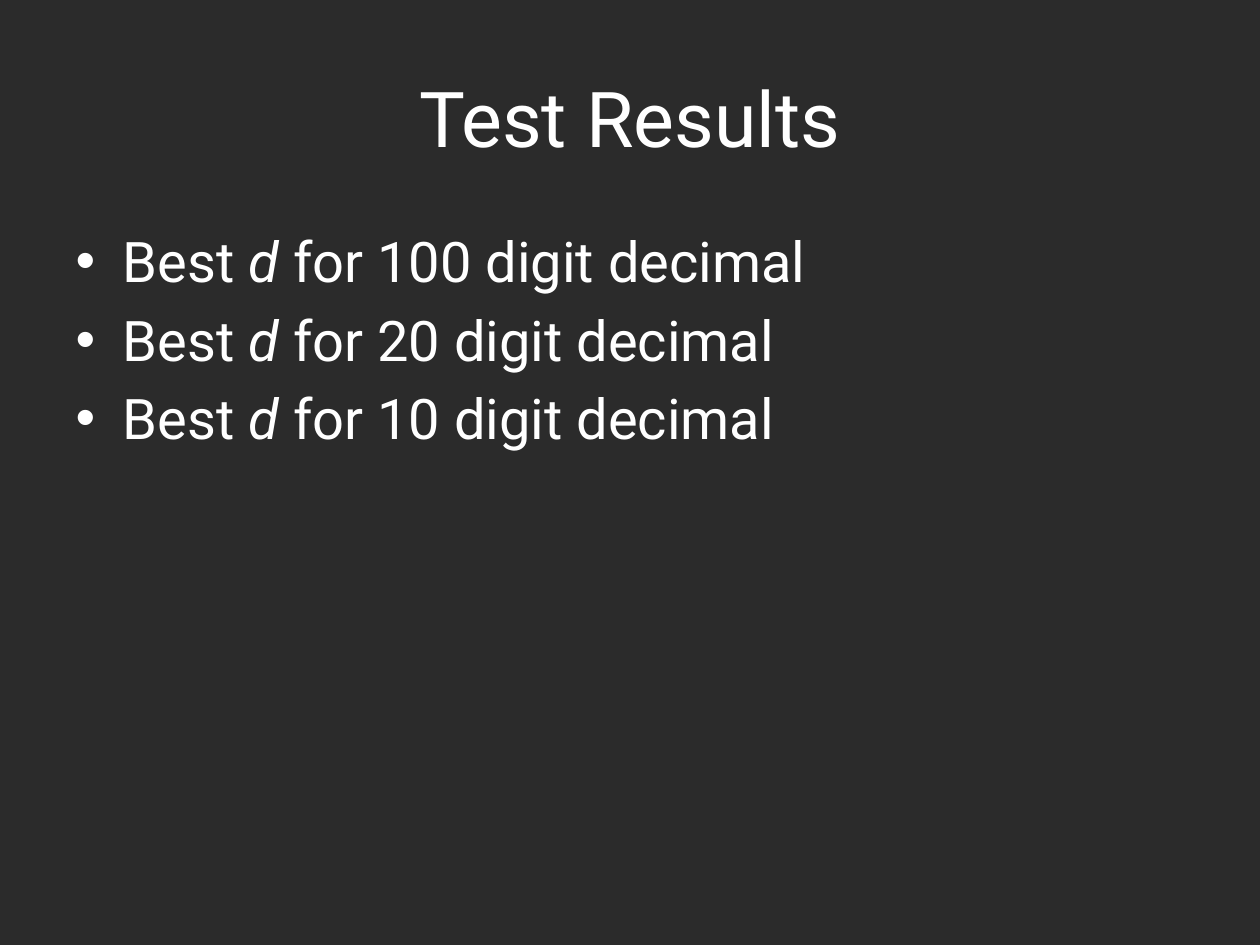
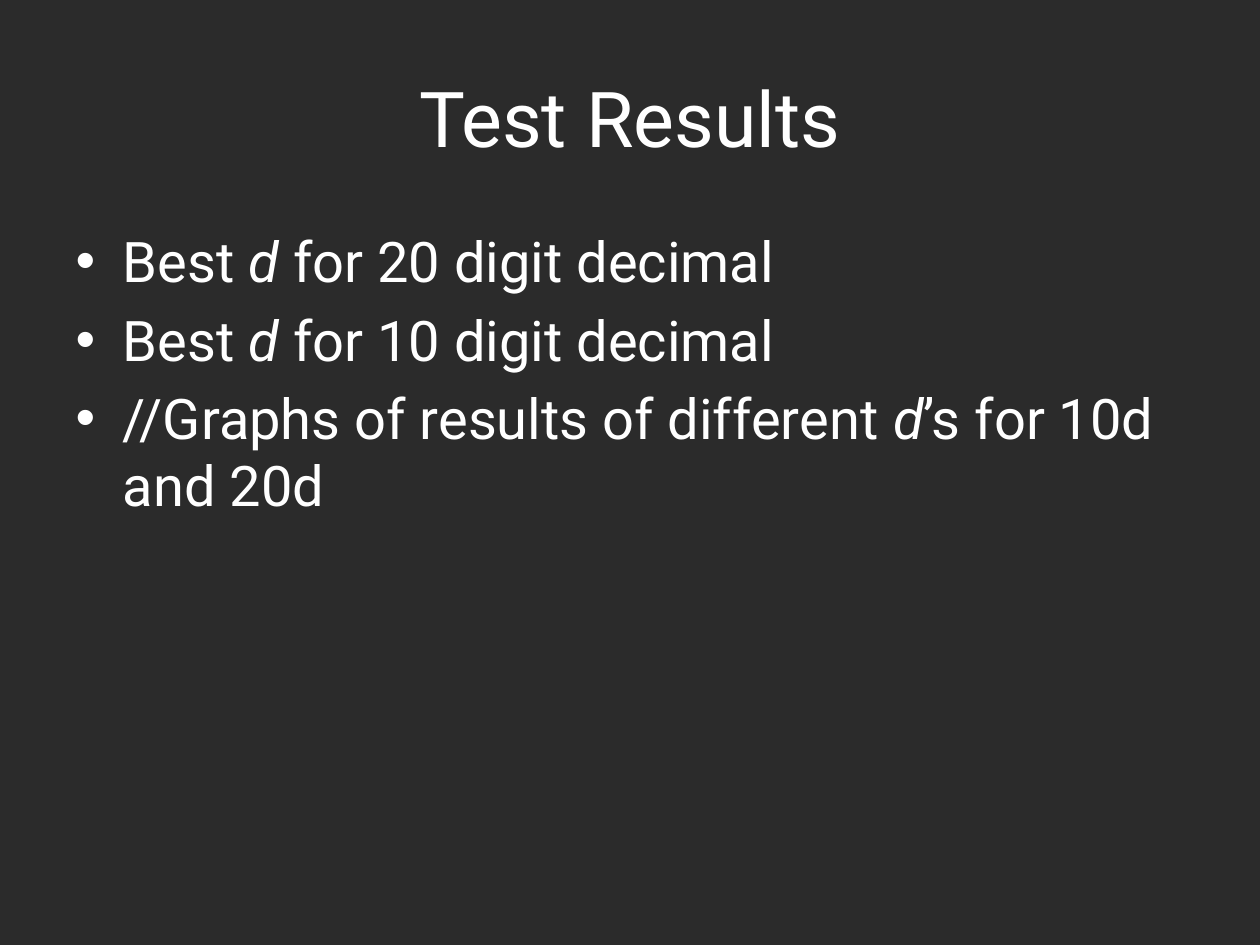
Before and after one commit to hyoshid1/project375, a slide deck: slide 6 of presentation.pptx. Drawn at 1260x945 pixels with LibreOffice and Linux fonts; fonts in the diff are those of the drawing; background and template pictures are left out; a plain dark background stands for a picture behind light text. Boxes give left, top, right and bottom in pixels: in the first picture for what was removed or moved away, otherwise in the second. Text is boxed around its words. In the diff, an @@ line names an element or a change of style, - is before the commit and + after.

```diff
--- a/presentation.pptx
+++ b/presentation.pptx
@@ text at (123,239,805,294): paragraph removed @@
-• Best d for 100 digit decimal
@@ text at (123,396,1153,507): paragraph added @@
+• //Graphs of results of different d’s for 10d and 20d
```
Also in this commit, not shown: 3 other slides changed.
